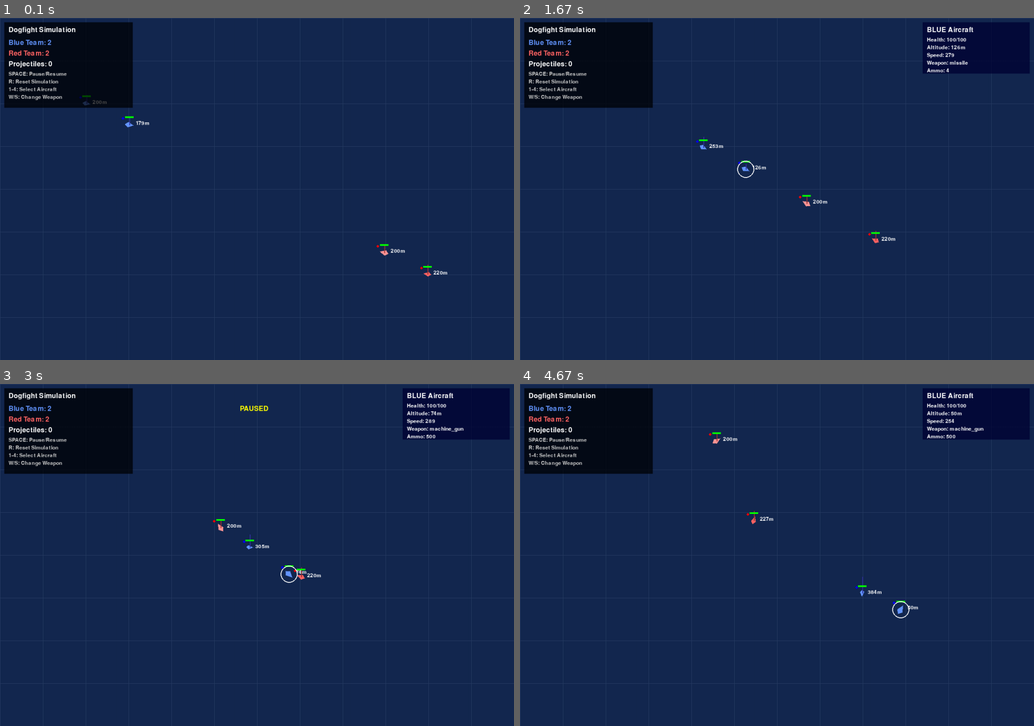
Above: before the commit, frames 1-4 (two rows, left to right).
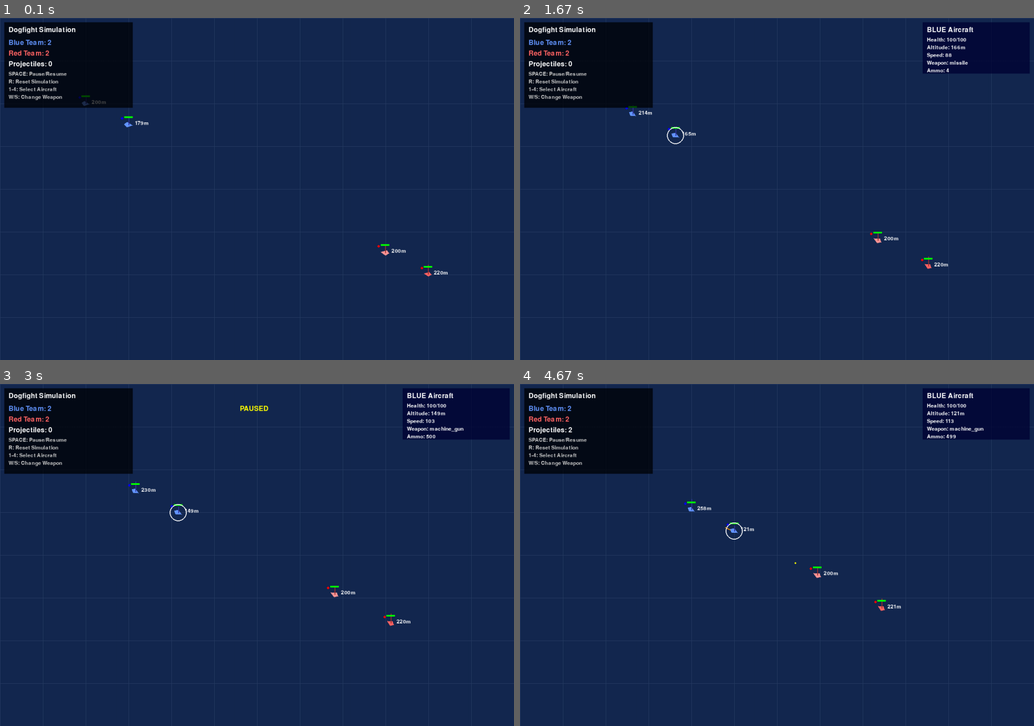
Above: after the commit, the same moments.

Repository: rrmhearts/dogfight
Game: pygame game, started from sim_pygame.py
The game is run twice, just before and just after one commit, with the same random seed, the same clock (stepped at 60 frames per second) and the same inputs.
Inputs:
- Up to frame 1 (0.1 s): no input
- Up to frame 2 (1.67 s): tap 4 at 0.33 s; hold W 0.67-1.13 s; hold S 1.17-1.47 s; tap Space at 1.23, 1.57 s; tap 2 at 1.32 s; hold W from 1.5 s (still down)
- Up to frame 3 (3 s): release W at 1.87 s; hold S 1.9-2.27 s; tap Space at 1.97, 2.37, 2.7 s; tap 1 at 2.05 s; hold W 2.3-2.6 s; tap 2 at 2.45 s; hold S 2.63-2.93 s; hold W from 2.97 s (still down)
- Up to frame 4 (4.67 s): tap Space at 3.03, 3.43, 3.83, 4.17, 4.5 s; tap 1 at 3.12, 4.25 s; release W at 3.33 s; hold S 3.37-3.73 s; tap 2 at 3.52, 4.58 s; hold W 3.77-4.07 s; hold S 4.1-4.4 s; hold W from 4.43 s (still down)

The runs differ from the first frame. In frame 1, 0.2% of the frame differs, in the area x 15-88%, y 22-76%; in frame 2, 0.5%; in frame 3, 0.5%; in frame 4, 0.6%, in the area x 9-87%, y 8-69%.

Commit message:
slower moving

Diff:
--- a/sim_pygame.py
+++ b/sim_pygame.py
@@ -285,7 +285,7 @@
             damage=15,
             range=300,
             fire_rate=10,
-            velocity=800,
+            velocity=600,  # Reduced from 800
             ammo_count=500
         )
 
@@ -294,7 +294,7 @@
             damage=100,
             range=600,
             fire_rate=0.5,
-            velocity=900,
+            velocity=700,  # Reduced from 900
             ammo_count=4,
             tracking=True,
             blast_radius=20
@@ -305,27 +305,27 @@
             damage=50,
             range=250,
             fire_rate=3,
-            velocity=1000,
+            velocity=750,  # Reduced from 1000
             ammo_count=100
         )
 
-        # Fighter aircraft config
+        # Fighter aircraft config - REDUCED SPEEDS
         fighter_config = AircraftConfig(
-            max_speed=300,
-            acceleration=2.0,
-            turn_rate=2.0,
-            climb_rate=50,
+            max_speed=120,      # Reduced from 300
+            acceleration=1.0,   # Reduced from 2.0
+            turn_rate=1.5,      # Reduced from 2.0
+            climb_rate=30,      # Reduced from 50
             max_altitude=500,
             health=100,
             weapons=[machine_gun, missile]
         )
 
-        # Attack aircraft config
+        # Attack aircraft config - REDUCED SPEEDS
         attack_config = AircraftConfig(
-            max_speed=250,
-            acceleration=1.5,
-            turn_rate=1.5,
-            climb_rate=30,
+            max_speed=100,      # Reduced from 250
+            acceleration=0.8,   # Reduced from 1.5
+            turn_rate=1.2,      # Reduced from 1.5
+            climb_rate=20,      # Reduced from 30
             max_altitude=400,
             health=150,
             weapons=[cannon, machine_gun]
@@ -644,7 +644,7 @@
         damage=80,
         range=400,
         fire_rate=2,
-        velocity=1200,
+        velocity=800,  # Reduced from 1200
         ammo_count=50
     )
 
@@ -653,32 +653,32 @@
         damage=150,
         range=800,
         fire_rate=0.3,
-        velocity=1000,
+        velocity=700,  # Reduced from 1000
         ammo_count=8,
         tracking=True,
         blast_radius=30
     )
 
-    # Create heavy fighter config
+    # Create heavy fighter config - REDUCED SPEEDS
     heavy_fighter = AircraftConfig(
-        max_speed=280,
-        acceleration=1.8,
-        turn_rate=1.8,
-        climb_rate=40,
+        max_speed=110,      # Reduced from 280
+        acceleration=0.9,   # Reduced from 1.8
+        turn_rate=1.3,      # Reduced from 1.8
+        climb_rate=25,      # Reduced from 40
         max_altitude=600,
         health=200,
         weapons=[heavy_cannon, homing_missile]
     )
 
-    # Create interceptor config
+    # Create interceptor config - REDUCED SPEEDS
     interceptor = AircraftConfig(
-        max_speed=350,
-        acceleration=2.5,
-        turn_rate=2.5,
-        climb_rate=60,
+        max_speed=140,      # Reduced from 350
+        acceleration=1.2,   # Reduced from 2.5
+        turn_rate=1.8,      # Reduced from 2.5
+        climb_rate=35,      # Reduced from 60
         max_altitude=550,
         health=80,
-        weapons=[WeaponConfig(WeaponType.MACHINE_GUN, 20, 350, 15, 900, 800)]
+        weapons=[WeaponConfig(WeaponType.MACHINE_GUN, 20, 350, 15, 650, 800)]  # Reduced velocity from 900
     )
 
     # Add aircraft in formation
